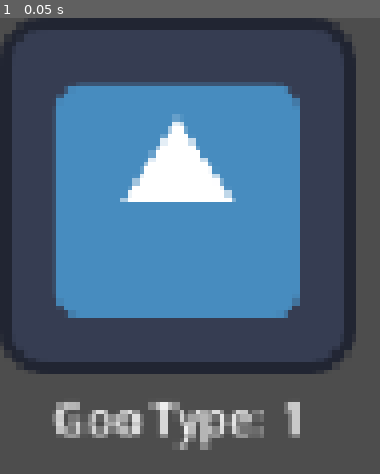
Above: before the commit, frame 1.
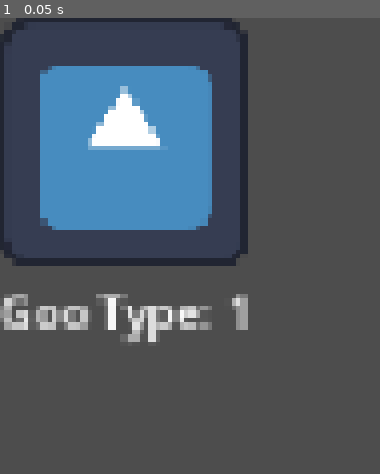
Above: after the commit, the same moment.

Repository: EclpticRanger/warehouse-frensy
Game: Godot game, scene res://Player/UI/ORDER SECTION.tscn
The game is run twice, just before and just after one commit, with the same random seed, the same clock (stepped at 60 frames per second) and the same inputs. This scene is started directly instead of the project's main scene. The engine's default icon, where the game draws it, is replaced by a stand-in: a white triangle on a blue panel in a dark square.
Inputs:
- Up to frame 1 (0.05 s): no input

The runs differ from the first frame. In frame 1, 41% of the frame differs, in the area x 0-94%, y 0-95%.

Commit message:
order bug fixed

Diff:
--- a/Global Varables.gd
+++ b/Global Varables.gd
@@ -26,10 +26,10 @@
 var masses = []
 var weights = []
 
-#func _ready() -> void:
-#	for i in range(Box_db.Box_list.size()-1):
-#		total_weight += Box_db.Box_list.get(i).weight
-#		weights.append(Box_db.Box_list.get(i+1).weight)
+func _ready() -> void:
+	for i in range(Box_db.Box_list.size()):
+		total_weight += Box_db.Box_list.get(i).weight
+		weights.append(Box_db.Box_list.get(i).weight)
 
 func reset_values():
 	score = 0
@@ -63,28 +63,28 @@
 		diffculty_mutiplyer = 2.5
 	#new_order()
 
-#func new_order():
-#	if len(Globals.active_orders) >= 5:
-#		return
-#	var order: Dictionary[int, int]
-#	var max_mass: int = defult_mass * score_scale_multaplyer * diffculty_mutiplyer
-#	var mass = 0
-#	while true:
-#		if mass >= max_mass:
-#			break
-#		var id_chosen = find_found_weight(randi_range(1, total_weight), weights)
+func new_order():
+	if len(active_orders) >= 5:
+		return
+	var order: Dictionary[int, int]
+	var max_mass: int = defult_mass * score_scale_multaplyer * diffculty_mutiplyer
+	var mass = 0
+	while true:
+		if mass >= max_mass:
+			break
+		var id_chosen = find_found_weight(randi_range(1, total_weight), weights) -1
 
-#		if id_chosen in order:
-#			order[id_chosen] += 1
-#		else: order[id_chosen] = 1
-#		mass += Box_db.Box_list.get(id_chosen).price
+		if id_chosen in order:
+			order[id_chosen] += 1
+		else: order[id_chosen] = 1
+		mass += Box_db.Box_list.get(id_chosen).price
 
-#	print(order)
-#	Globals.active_orders.append(order)
+	print(order)
+	Globals.active_orders.append(order)
 
-func find_found_weight(random_number: int, weights: Array):
+func find_found_weight(random_number: int, box_weights: Array):
 	var total: int = 0
-	for i in range(len(weights)):
-		total += weights[i]
+	for i in range(len(box_weights)):
+		total += box_weights[i]
 		if total >= random_number:
 			return i + 1
--- a/Level/map.gd
+++ b/Level/map.gd
@@ -2,8 +2,8 @@
 
 var boxes_spawning: Array = []
 
-#func _ready() -> void:
-#	Globals.new_order()
+func _ready() -> void:
+	Globals.new_order()
 
-#func _on_new_order_timeout() -> void:
-#	Globals.new_order()
+func _on_new_order_timeout() -> void:
+	Globals.new_order()
--- a/Level/map.tscn
+++ b/Level/map.tscn
@@ -129,7 +129,7 @@
 [node name="Diffulty up" type="Timer" parent="Orders/Timers" unique_id=2133183242]
 
 [node name="new order" type="Timer" parent="Orders/Timers" unique_id=1841775557]
-wait_time = 30.0
+wait_time = 2.0
 autostart = true
 
 [connection signal="timeout" from="Orders/Timers/new order" to="." method="_on_new_order_timeout"]
--- a/Level/refuel station.tscn
+++ b/Level/refuel station.tscn
@@ -1,6 +1,5 @@
 [gd_scene format=3 uid="uid://bt48esdiy3jmh"]
 
-[ext_resource type="Script" uid="uid://dnabdodc58y74" path="res://Level/refuel_station.gd" id="1_r8ot5"]
 [ext_resource type="Texture2D" uid="uid://coof6gp8xmfu4" path="res://Assets/Art/Level Assets/Building and Furniture/refuling-station.png" id="2_r8ot5"]
 
 [sub_resource type="RectangleShape2D" id="RectangleShape2D_y4tvf"]
@@ -16,7 +15,6 @@
 collision_layer = 64
 collision_mask = 0
 monitoring = false
-script = ExtResource("1_r8ot5")
 
 [node name="CollisionShape2D" type="CollisionShape2D" parent="." unique_id=1912201910]
 z_index = 20
--- a/Player/Player.tscn
+++ b/Player/Player.tscn
@@ -307,7 +307,7 @@
 
 [node name="HBoxContainer" type="HBoxContainer" parent="UI/UI/Shop menu/Orders/ScrollContainer" unique_id=1066867031]
 layout_mode = 2
-theme_override_constants/separation = 15
+theme_override_constants/separation = 7
 
 [node name="1" type="MarginContainer" parent="UI/UI/Shop menu/Orders/ScrollContainer/HBoxContainer" unique_id=126540425]
 layout_mode = 2
--- a/Player/UI/ORDER SECTION.tscn
+++ b/Player/UI/ORDER SECTION.tscn
@@ -9,6 +9,7 @@
 layout_mode = 2
 theme = ExtResource("1_134b3")
 texture = ExtResource("2_j1ynf")
+expand_mode = 4
 
 [node name="Label" type="Label" parent="." unique_id=828434804]
 layout_mode = 2
